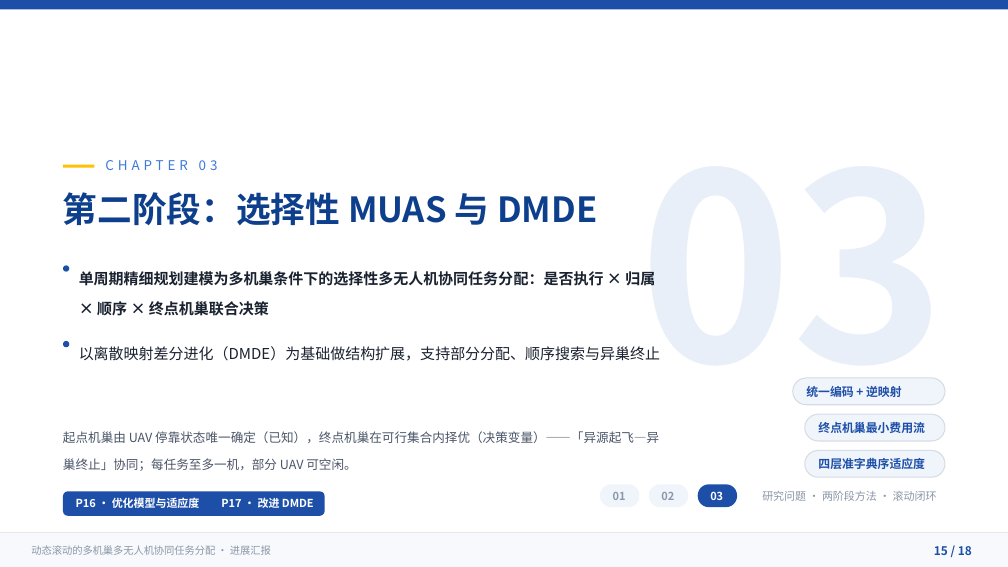
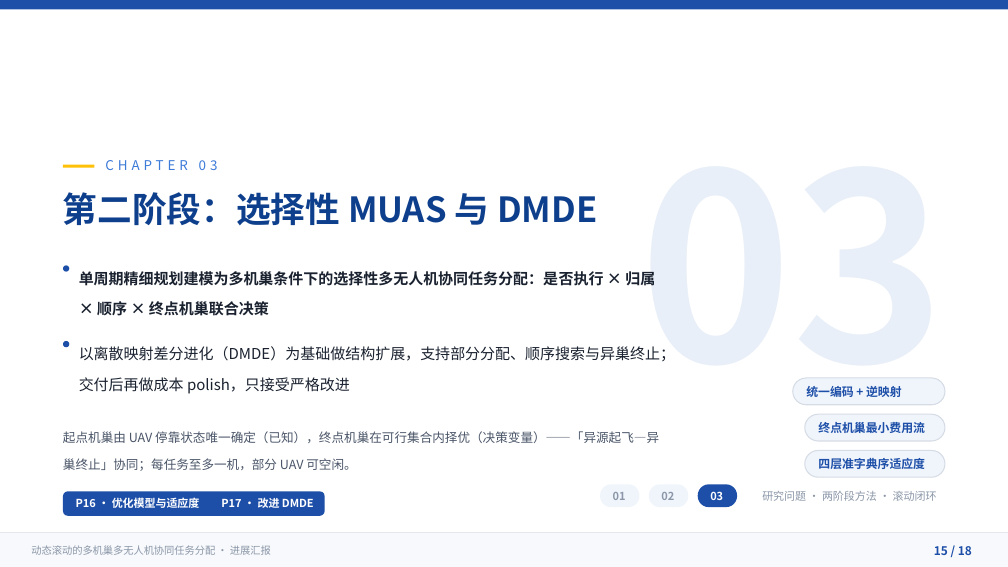
Before and after one commit to 909347194/ExperimentForGraduation, a slide deck: slide 15 of UAV协同任务分配方法-进展汇报/UAV协同任务分配方法-进展汇报.pptx. Drawn at 1008x567 pixels with LibreOffice and Linux fonts; fonts in the diff are those of the drawing. Boxes give left, top, right and bottom in pixels: in the first picture for what was removed or moved away, otherwise in the second. Text is boxed around its words. In the diff, an @@ line names an element or a change of style, - is before the commit and + after.

Commit message:
docs(进展汇报): 同步代码更新——成本 polish 进方法页，exp01 结案口径 + 五页备注
- P11/P15/P18: 补「交付后成本 polish」组件（跨机改派 + 组内 2-opt/Or-opt）
- P16: 设计判断补量纲诊断结论（完成项:成本项 ≈ 800:1，余量由 polish 获取 −4.09%）
- P8: 进展页改 exp01 结案口径（三 seed A/B 数字入备注）
- 新增 P8/P11/P16/P17/P18 五页演讲者备注（机制/A-B/证伪/收尾口径）
- slides/*.slide 源 8 处同步；审查文档第五节事实盘点与备注表更新

```diff
--- a/UAV协同任务分配方法-进展汇报/UAV协同任务分配方法-进展汇报.pptx
+++ b/UAV协同任务分配方法-进展汇报/UAV协同任务分配方法-进展汇报.pptx
@@ text at [79,346,675,394]: text changed @@
-以离散映射差分进化（DMDE）为基础做结构扩展，支持部分分配、顺序搜索与异巢终止
+以离散映射差分进化（DMDE）为基础做结构扩展，支持部分分配、顺序搜索与异巢终止；交付后再做成本 polish，只接受严格改进
```
Also in this commit, not shown: 5 other slides changed, 7 other files.
